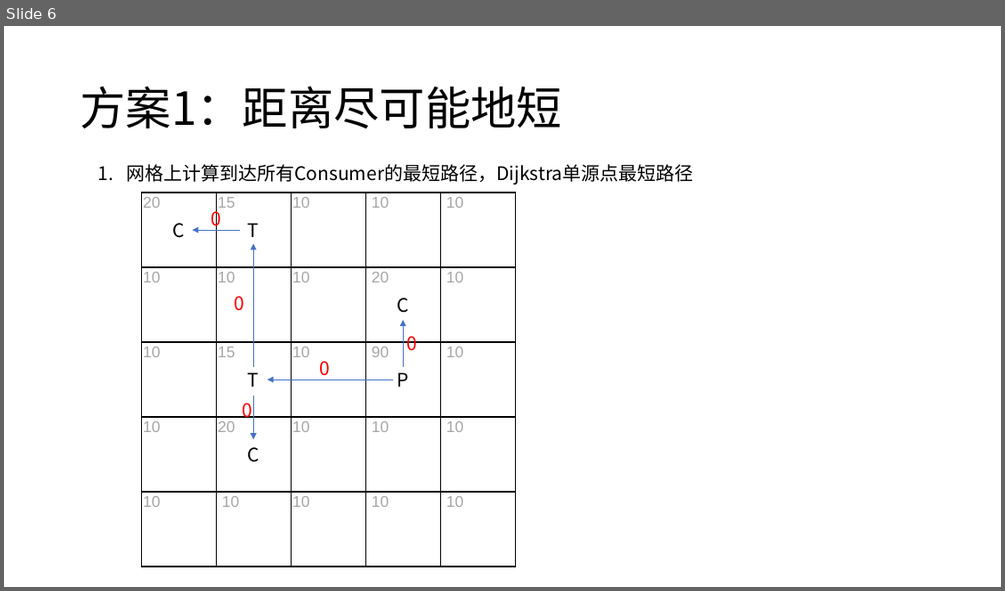
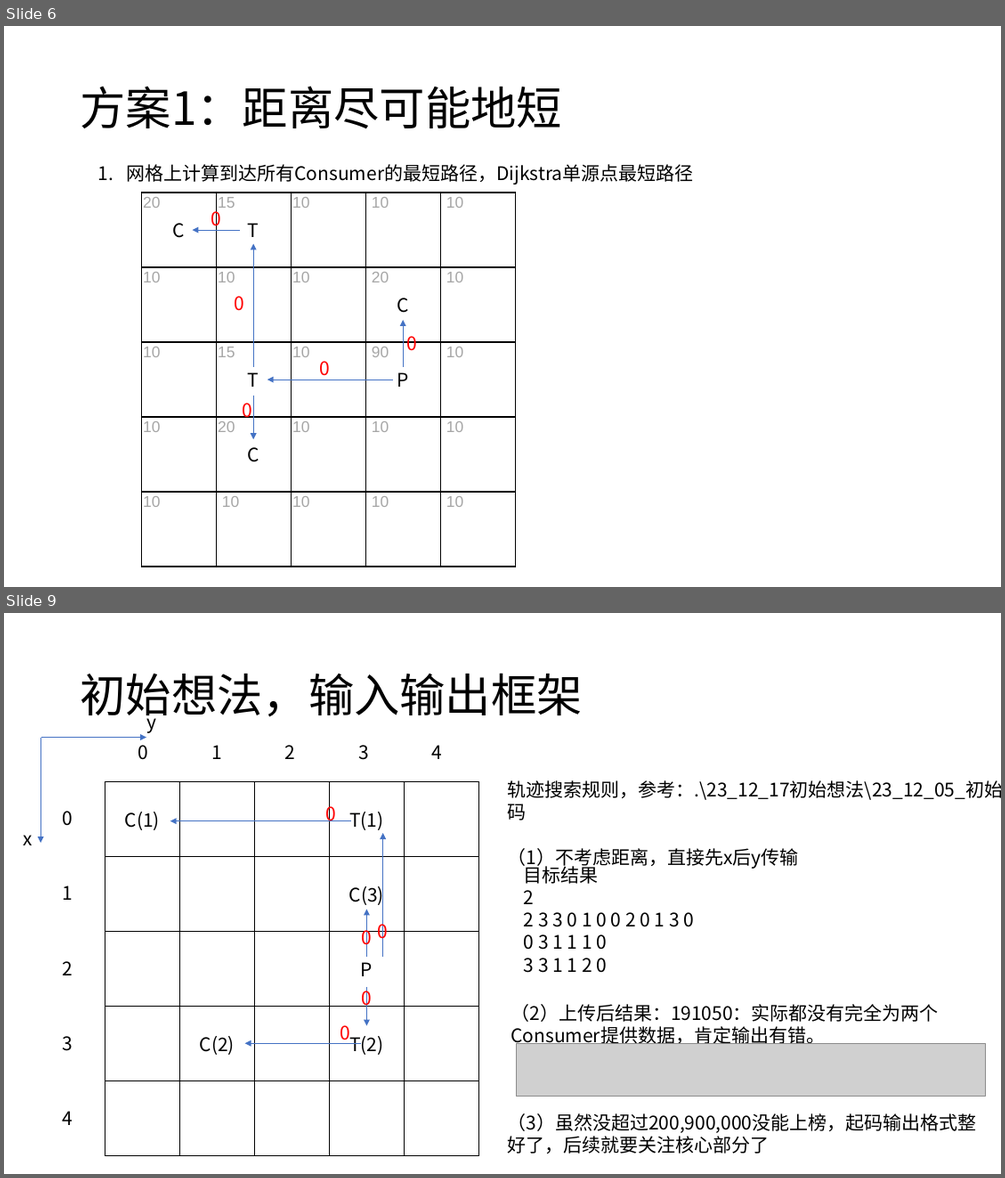
Before and after one commit to HuangDDU/hzy_algorithm, a slide deck: huawei/示例输入输出.pptx. Shown one above the other, each under a label of ours: slide 6 before the commit, slides 6 and 9 after it; the slides between them are not shown. The pictures are 1005x591 and 1005x1178 pixels, drawn with LibreOffice and Linux fonts; fonts in the diff are those of the drawing; grey boxes stand for pictures. Boxes give left, top, right and bottom in pixels: in the first picture for what was removed or moved away, otherwise in the second. Text is boxed around its words. In the diff, an @@ line names an element or a change of style, - is before the commit and + after.

Commit message:
输出输出实现

```diff
--- a/huawei/示例输入输出.pptx
+++ b/huawei/示例输入输出.pptx
@@ slide 9 added at <box>4,613,1001,1174</box>, background #FFFFFF @@
@@ title added at <box>80,673,582,723</box>, 44 pt, text #000000 @@
+初始想法，输入输出框架
@@ text added at <box>146,710,156,733</box>, 18 pt, text #000000 @@
+y
@@ arrow added from (40, 737) to (40, 843), #4472C4 0.5 pt @@
@@ arrow added from (40, 737) to (146, 737), #4472C4 0.5 pt @@
@@ text added at <box>138,745,149,760</box>, 18 pt, text #000000 @@
+0
@@ text added at <box>211,745,222,759</box>, 18 pt, text #000000 @@
+1
@@ text added at <box>285,745,296,759</box>, 18 pt, text #000000 @@
+2
@@ text added at <box>358,745,369,760</box>, 18 pt, text #000000 @@
+3
@@ text added at <box>432,745,443,759</box>, 18 pt, text #000000 @@
+4
@@ text added at <box>507,780,1001,868</box>, 18 pt, text #000000 @@
+轨迹搜索规则，参考：.\23_12_17初始想法\23_12_05_初始伪代码
+（1）不考虑距离，直接先x后y传输
@@ text added at <box>63,811,73,826</box>, 18 pt, text #000000 @@
+0
@@ text added at <box>326,802,337,825</box>, 18 pt, text #FF0000 @@
+0
@@ text added at <box>23,835,32,845</box>, 18 pt, text #000000 @@
+x
@@ text added at <box>524,863,695,973</box>, 18 pt, text #000000 @@
+目标结果
+2
+2 3 3 0 1 0 0 2 0 1 3 0
+0 3 1 1 1 0
+3 3 1 1 2 0
@@ text added at <box>63,885,73,900</box>, 18 pt, text #000000 @@
+1
@@ text added at <box>361,925,372,949</box>, 18 pt, text #FF0000 @@
+0
@@ text added at <box>378,919,388,942</box>, 18 pt, text #FF0000 @@
+0
@@ text added at <box>63,961,73,975</box>, 18 pt, text #000000 @@
+2
@@ text added at <box>362,987,372,1009</box>, 18 pt, text #FF0000 @@
+0
@@ group added at <box>105,782,479,1156</box>: 25 rectangles, 5 arrows @@
+C(1)
+T(1)
+C(3)
+P
+C(2)
+T(2)
@@ text added at <box>510,1004,938,1046</box>, 18 pt, text #000000 @@
+（2）上传后结果：191050：实际都没有完全为两个Consumer提供数据，肯定输出有错。
@@ text added at <box>63,1036,73,1051</box>, 18 pt, text #000000 @@
+3
@@ text added at <box>340,1025,350,1044</box>, 18 pt, text #FF0000 @@
+0
@@ picture added at <box>517,1043,985,1096</box> @@
@@ text added at <box>63,1111,73,1125</box>, 18 pt, text #000000 @@
+4
@@ text added at <box>507,1113,976,1153</box>, 18 pt, text #000000 @@
+（3）虽然没超过200,900,000没能上榜，起码输出格式整好了，后续就要关注核心部分了
```
Also in this commit, not shown: 1 slide changed, 5 other slides added, 10 other files.
